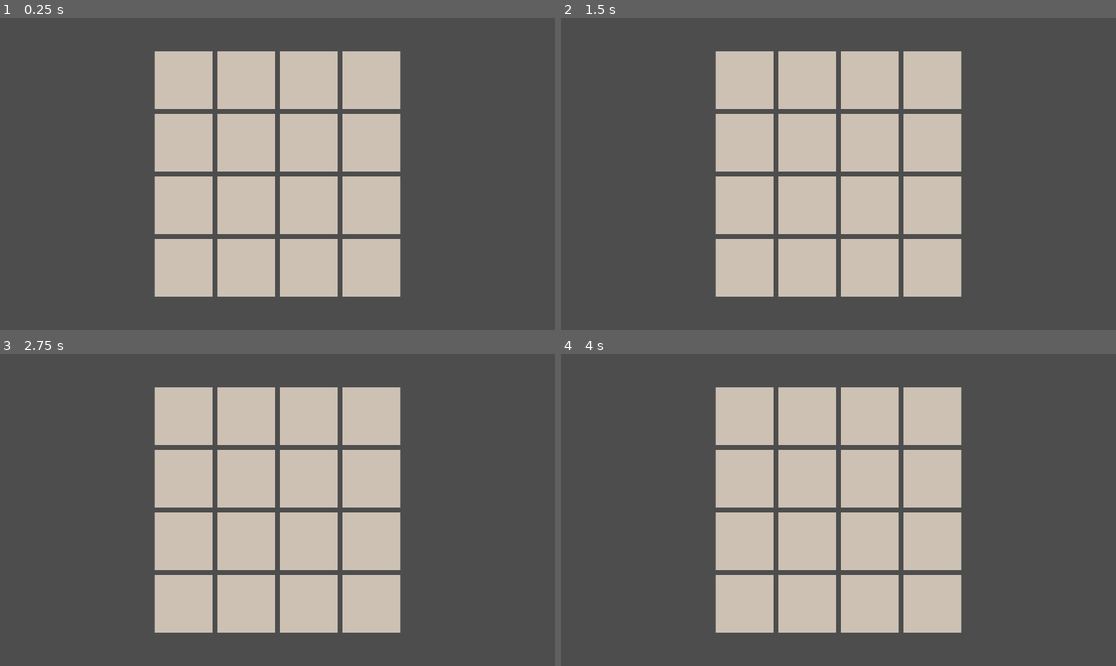
Above: before the commit, frames 1-4 (two rows, left to right).
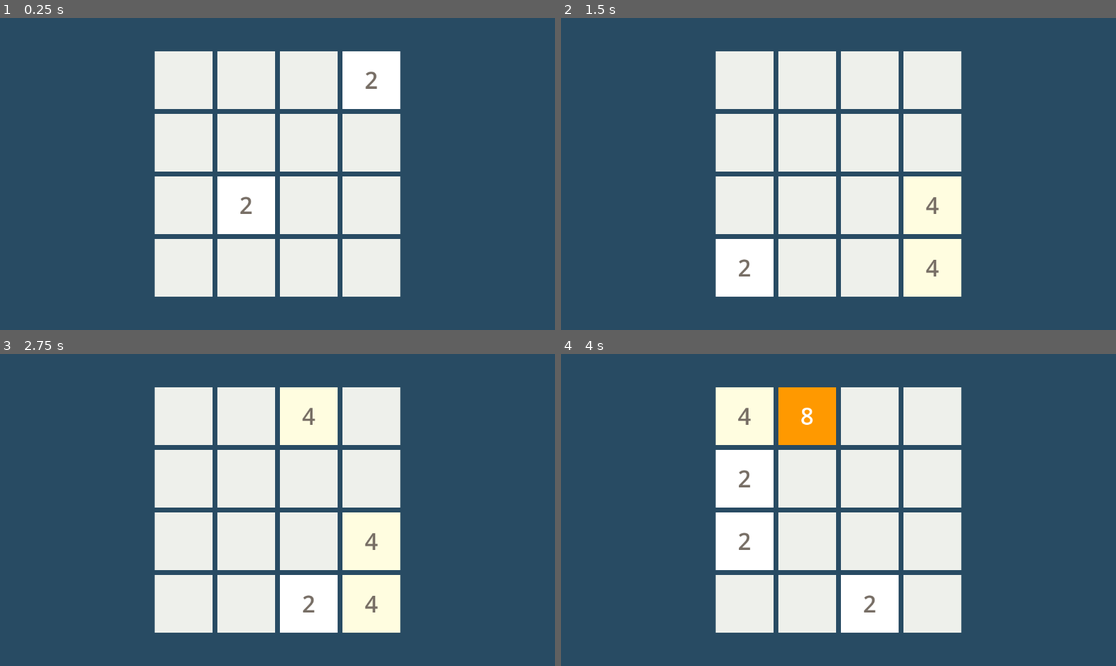
Above: after the commit, the same moments.

Repository: lma812/OfflineClassics
Game: Godot game, scene res://2048.tscn
Same seed, same stepped clock (60 frames per second), same inputs: the game is played once before the commit and once after it.
Inputs (mouse positions are in pixels of both pictures, inside the frame that each line leads up to):
- Up to frame 1 (0.25 s): no input
- Up to frame 2 (1.5 s): tap Enter at 0.5 s; move the mouse to (960, 158) at 0.52 s; hold Right 0.53-1.28 s; click (960, 158) at 0.67 s; tap Space at 1.25 s; move the mouse to (727, 189) at 1.27 s; hold Down from 1.28 s (still down)
- Up to frame 3 (2.75 s): tap Enter at 2 s; move the mouse to (333, 441) at 2.02 s; release Down at 2.03 s; hold Right from 2.03 s (still down)
- Up to frame 4 (4 s): tap Space at 2.75 s; move the mouse to (810, 572) at 2.77 s; release Right at 2.78 s; hold Up 2.78-3.53 s; click (810, 572) at 2.92 s; tap Enter at 3.5 s; move the mouse to (1005, 556) at 3.52 s; hold Left from 3.53 s (still down)

The runs differ from the first frame. In frame 1, 100% of the frame differs, in the area x 0-100%, y 0-100%; in frame 2, 100%; in frame 3, 100%; in frame 4, 100%.

Commit message:
2048 Basic
Basic Functional Version of 2048 Completed

Diff:
--- a/2048/2048.gd
+++ b/2048/2048.gd
@@ -5,6 +5,7 @@
 const TILE_GAP = 10
 
 var grid = []
+var touch_start = Vector2.ZERO
 
 # Called when the node enters the scene tree for the first time.
 func _ready() -> void:
@@ -15,8 +16,10 @@
 			grid[row].append(0)
 
 	setup_visual_grid()
+	setup_background()
 	spawn_tile()
 	spawn_tile()
+	update_visuals()
 
 func setup_visual_grid():
 	var gridContainer = $GridContainer
@@ -27,12 +30,35 @@
 	for i in range(GRID_SIZE * GRID_SIZE):
 		var cell = ColorRect.new()
 		cell.custom_minimum_size = Vector2(TILE_SIZE, TILE_SIZE)
-		cell.color = Color("cdc1b4")
+		cell.color = Color("776e65")
+
+		var label = Label.new()
+		label.horizontal_alignment = HORIZONTAL_ALIGNMENT_CENTER
+		label.vertical_alignment = VERTICAL_ALIGNMENT_CENTER
+		label.set_anchors_preset(Control.PRESET_FULL_RECT)
+		label.text = ""
+		label.add_theme_font_size_override("font_size", 48)
+		cell.add_child(label)
 		gridContainer.add_child(cell)
 		print("added cell ", i)
 
 	var board_size = GRID_SIZE * TILE_SIZE + (GRID_SIZE - 1) * TILE_GAP
+
 	$GridContainer.position = (get_viewport_rect().size - Vector2(board_size, board_size)) / 2
+func get_tile_color(value: int) -> Color:
+	match value:
+		2:    return Color("ffffff")  # white
+		4:    return Color("fffde0")  # pale yellow
+		8:    return Color("ff9900")  # vivid orange
+		16:   return Color("ff6600")  # deep orange
+		32:   return Color("ff3300")  # red orange
+		64:   return Color("ff0000")  # pure red
+		128:  return Color("ffdd00")  # vivid yellow
+		256:  return Color("ffe500")  # golden yellow
+		512:  return Color("00cc44")  # vivid green
+		1024: return Color("0099ff")  # vivid blue
+		2048: return Color("aa00ff")  # vivid purple
+		_:    return Color("000000")  # black
 
 func spawn_tile():
 	var empty_cells = []
@@ -44,6 +70,143 @@
 	var random_cell = empty_cells[randi() % empty_cells.size()]
 
 	grid[random_cell.x][random_cell.y] = 4 if randf() > 0.8 else 2
+
+func update_visuals():
+	var cells = $GridContainer.get_children()
+	for row in range(GRID_SIZE):
+		for col in range(GRID_SIZE):
+			var index = row * GRID_SIZE + col
+			var cell = cells[index]
+			var value = grid[row][col]
+			var label = cell.get_child(0)
+
+			if value == 0:
+				cell.color = Color("#EEF0EB")
+				label.text = ""
+			else:
+				cell.color = get_tile_color(value)
+				label.text = str(value)
+
+			if value <= 4:
+				label.add_theme_color_override("font_color", Color("776e65"))  # dark text for light tiles
+			else:
+				label.add_theme_color_override("font_color", Color("ffffff"))
+
+func setup_background():
+	var canvas = $CanvasLayer
+	canvas.layer = -1
+
+	# Background
+	var bg = ColorRect.new()
+	bg.color = Color("#284B63")  # classic 2048 cream color
+	bg.set_anchors_preset(Control.PRESET_FULL_RECT)  # fills entire screen
+	canvas.add_child(bg)
+
+	# Title
+	var title = Label.new()
+	title.text = ""
+	title.add_theme_font_size_override("font_size", 72)
+	title.add_theme_color_override("font_color", Color("#F4F9E9"))
+	title.position = Vector2(500, 20)
+	canvas.add_child(title)
+
+func _input(event: InputEvent) -> void:
+	# Arrow key controls
+	if event is InputEventKey and event.pressed:
+		match event.keycode:
+			KEY_UP:    move(Vector2.UP)
+			KEY_DOWN:  move(Vector2.DOWN)
+			KEY_LEFT:  move(Vector2.LEFT)
+			KEY_RIGHT: move(Vector2.RIGHT)
+	# Record where the finger touched down
+	if event is InputEventScreenTouch and event.pressed:
+		touch_start = event.position
+		# When finger lifts, calculate the swipe
+	if event is InputEventScreenTouch and not event.pressed:
+		var swipe = event.position - touch_start
+		if swipe.length() > 50:  # minimum swipe distance
+			if abs(swipe.x) > abs(swipe.y):
+				if swipe.x > 0:
+					move(Vector2.RIGHT)
+				else:
+					move(Vector2.LEFT)
+			else:
+				if swipe.y > 0:
+					move(Vector2.DOWN)
+				else:
+					move(Vector2.UP)
+
+func move(direction: Vector2) -> void:
+	var moved = false
+
+	if direction == Vector2.LEFT:
+		for row in range(GRID_SIZE):
+			var result = merge_row(grid[row])
+			if result != grid[row]:
+				moved = true
+			grid[row] = result
+
+	elif direction == Vector2.RIGHT:
+		for row in range(GRID_SIZE):
+			var reversed = grid[row].duplicate()
+			reversed.reverse()
+			var result = merge_row(reversed)
+			result.reverse()
+			if result != grid[row]:
+				moved = true
+			grid[row] = result
+
+	elif direction == Vector2.UP:
+		for col in range(GRID_SIZE):
+			var column = []
+			for row in range(GRID_SIZE):
+				column.append(grid[row][col])
+			var result = merge_row(column)
+			for row in range(GRID_SIZE):
+				if grid[row][col] != result[row]:
+					moved = true
+				grid[row][col] = result[row]
+
+	elif direction == Vector2.DOWN:
+		for col in range(GRID_SIZE):
+			var column = []
+			for row in range(GRID_SIZE):
+				column.append(grid[row][col])
+			column.reverse()
+			var result = merge_row(column)
+			result.reverse()
+			for row in range(GRID_SIZE):
+				if grid[row][col] != result[row]:
+					moved = true
+				grid[row][col] = result[row]
+
+	if moved:
+		spawn_tile()
+		update_visuals()
+
+func merge_row(row: Array) -> Array:
+	# Step 1: compress - remove zeros
+	var compressed = []
+	for val in row:
+		if val != 0:
+			compressed.append(val)
+
+	# Step 2: merge adjacent equal values
+	var merged = []
+	var i = 0
+	while i < compressed.size():
+		if i + 1 < compressed.size() and compressed[i] == compressed[i + 1]:
+			merged.append(compressed[i] * 2)
+			i += 2
+		else:
+			merged.append(compressed[i])
+			i += 1
+
+	# Step 3: pad with zeros to fill the row
+	while merged.size() < GRID_SIZE:
+		merged.append(0)
+
+	return merged
 # Called every frame. 'delta' is the elapsed time since the previous frame.
 func _process(delta: float) -> void:
 	pass
--- a/2048/2048.tscn
+++ b/2048/2048.tscn
@@ -5,6 +5,8 @@
 [node name="Node2D" type="Node2D" unique_id=1655141704]
 script = ExtResource("1_ddcds")
 
+[node name="CanvasLayer" type="CanvasLayer" parent="." unique_id=1490862233]
+
 [node name="GridContainer" type="GridContainer" parent="." unique_id=837348473]
 offset_right = 40.0
 offset_bottom = 40.0
